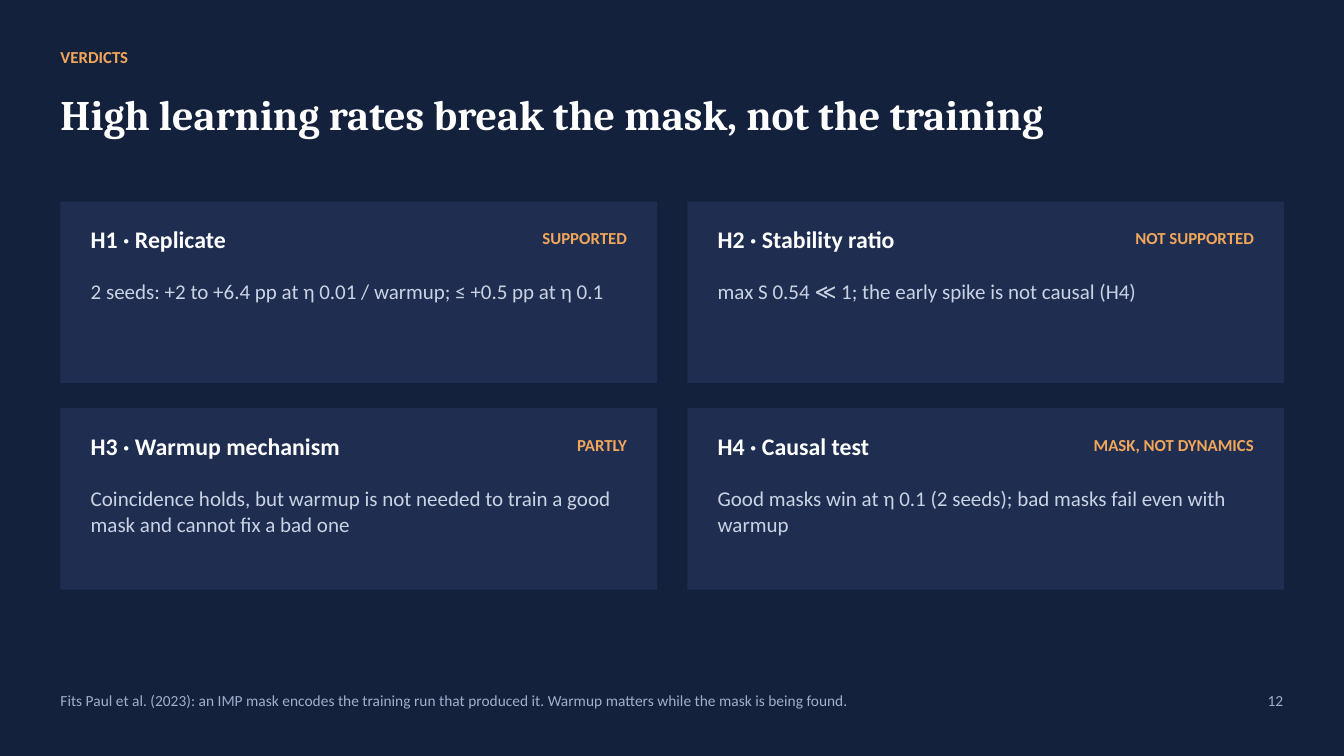
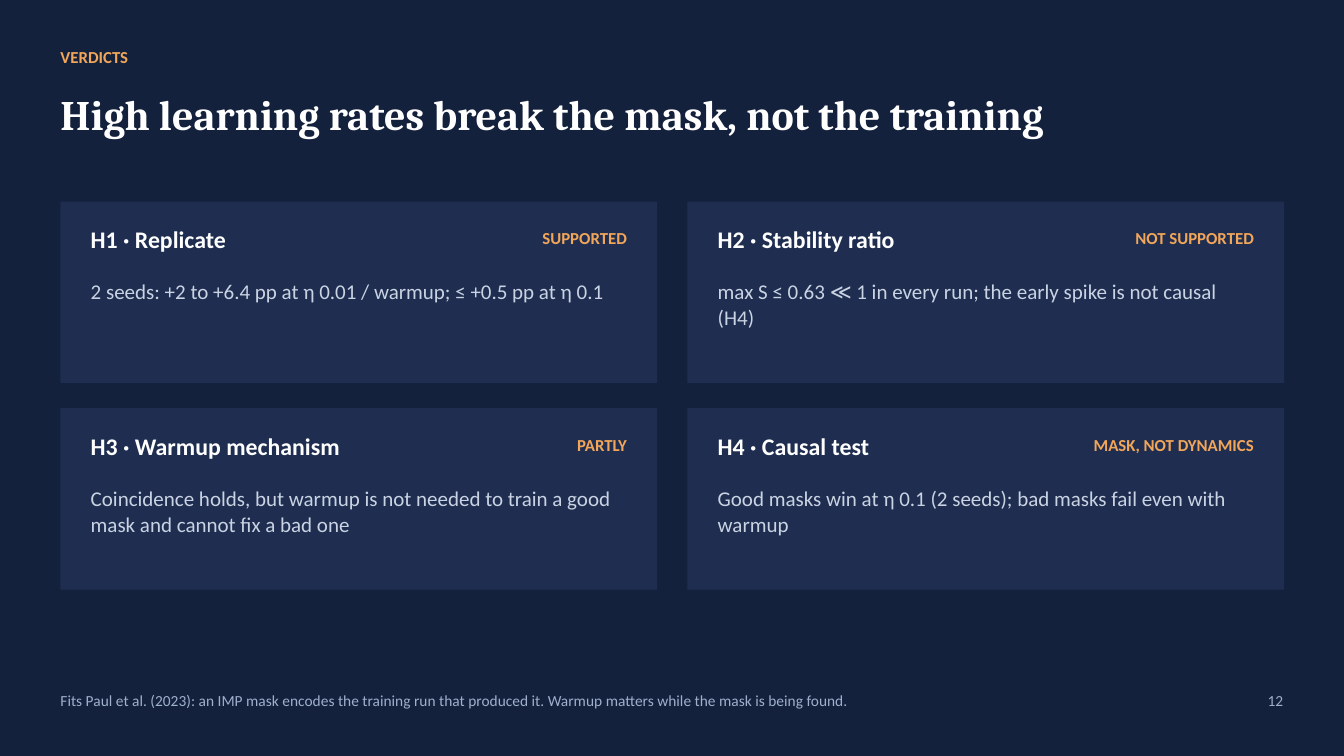
Before and after one commit to kneat2448/LTH-ML-final, a slide deck: slide 12 of report/LTH_Warmup_Final.pptx. Drawn at 1344x756 pixels with LibreOffice and Linux fonts; fonts in the diff are those of the drawing. Boxes give left, top, right and bottom in pixels: in the first picture for what was removed or moved away, otherwise in the second. Text is boxed around its words. In the diff, an @@ line names an element or a change of style, - is before the commit and + after.

```diff
--- a/report/LTH_Warmup_Final.pptx
+++ b/report/LTH_Warmup_Final.pptx
@@ text at <box>718,284,1216,328</box>: text changed @@
-max S 0.54 ≪ 1; the early spike is not causal (H4)
+max S ≤ 0.63 ≪ 1 in every run; the early spike is not causal (H4)
```
Also in this commit, not shown: 4 other slides changed, 7 other files.
